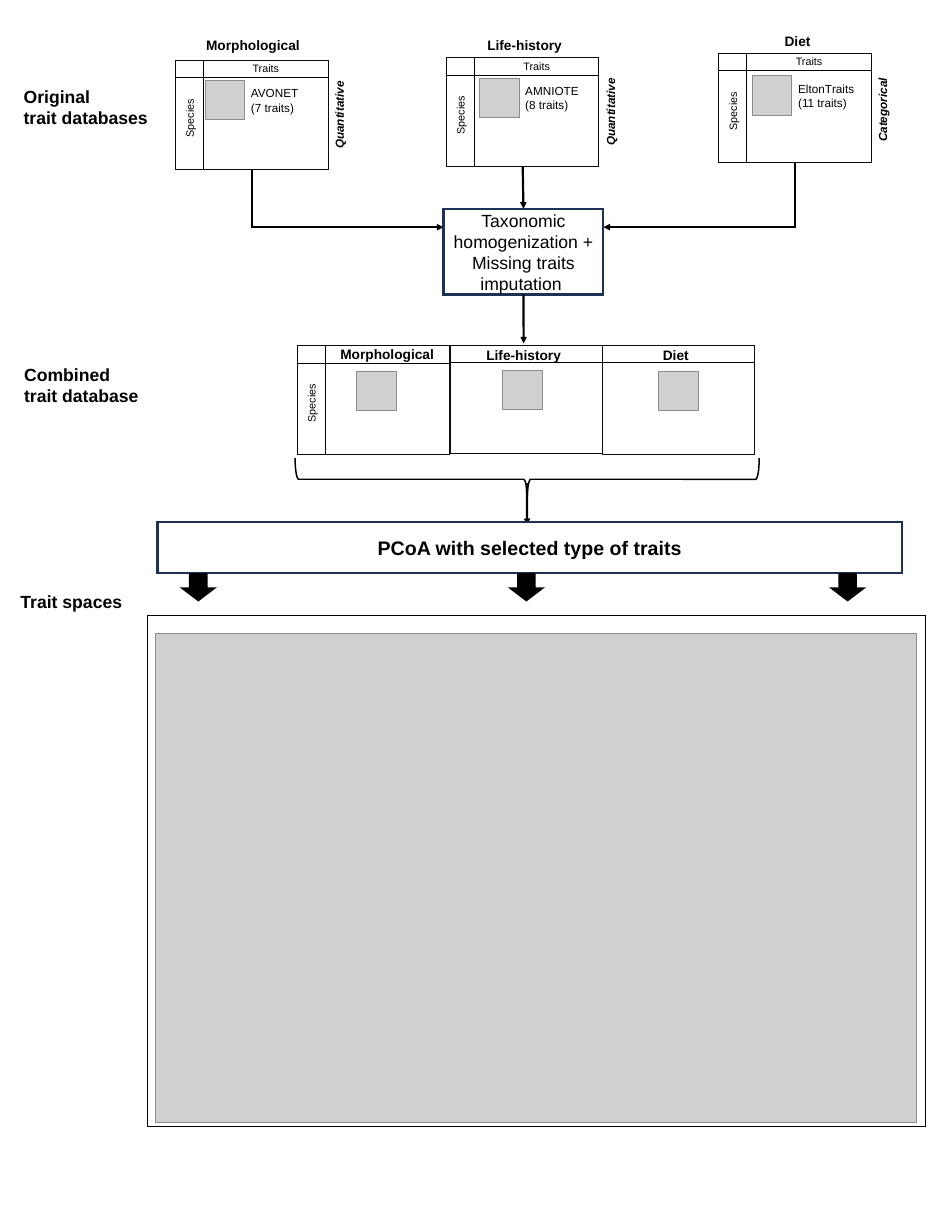
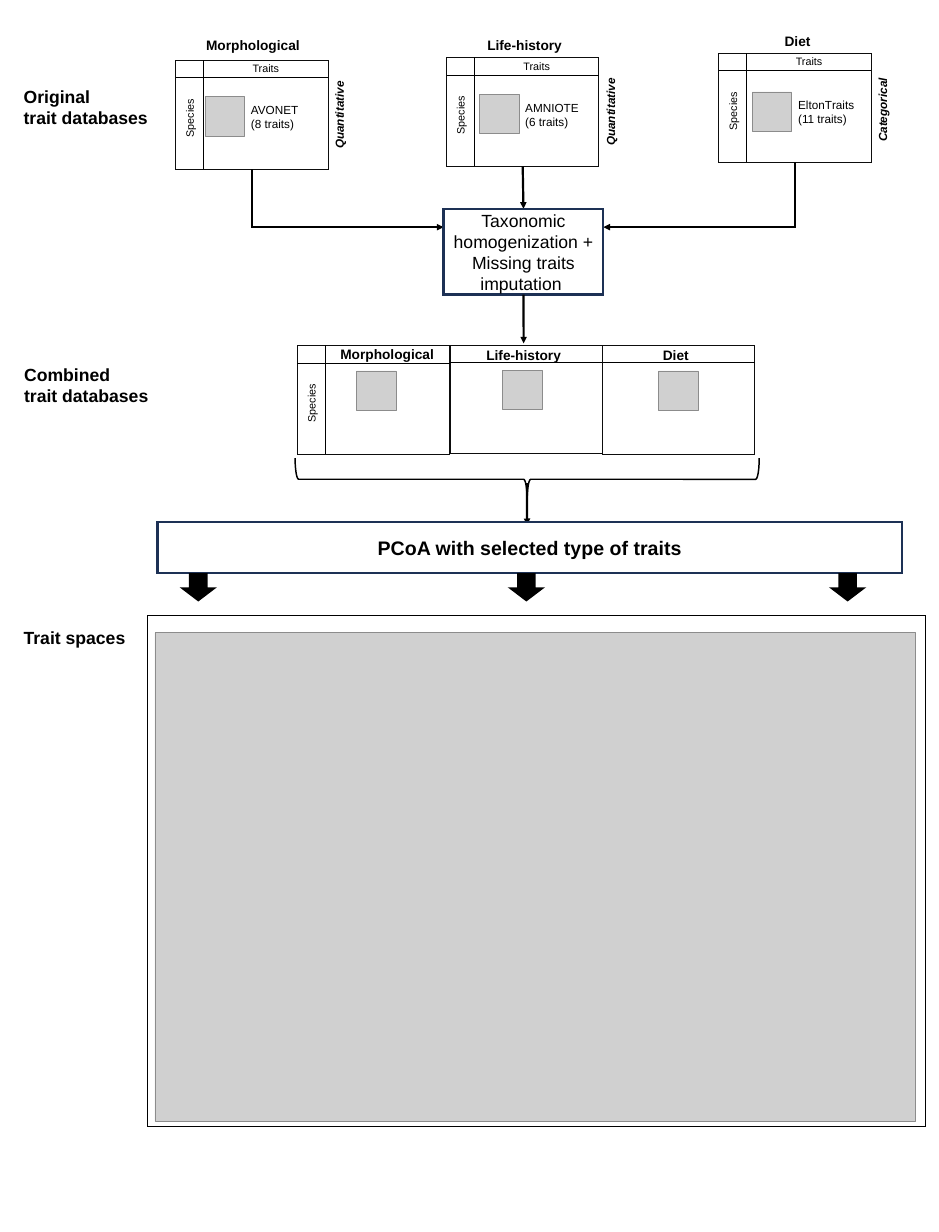
Before and after one commit to FunTraits/DisentFunSpaces, a slide deck: slide 1 of results/figures/Framework.pptx. Drawn at 939x1232 pixels with LibreOffice and Linux fonts; fonts in the diff are those of the drawing; grey boxes stand for pictures. Boxes give left, top, right and bottom in pixels: in the first picture for what was removed or moved away, otherwise in the second. Text is boxed around its words. In the diff, an @@ line names an element or a change of style, - is before the commit and + after.

```diff
--- a/results/figures/Framework.pptx
+++ b/results/figures/Framework.pptx
@@ text at (x1=251, y1=119, x2=294, y2=131): text changed @@
-(7 traits)
+(8 traits)
@@ 3 pictures, 3 texts moved together from (x1=205, y1=75, x2=854, y2=120) to (x1=205, y1=92, x2=854, y2=136) @@
@@ text at (x1=525, y1=117, x2=568, y2=129): text changed @@
-(8 traits)
+(6 traits)
@@ text at (x1=24, y1=389, x2=148, y2=402): text changed @@
-trait database
+trait databases
@@ text "Trait spaces" moved from (x1=20, y1=595, x2=122, y2=612) to (x1=24, y1=631, x2=126, y2=648) @@
```
Also in this commit, not shown: 18 other files.
